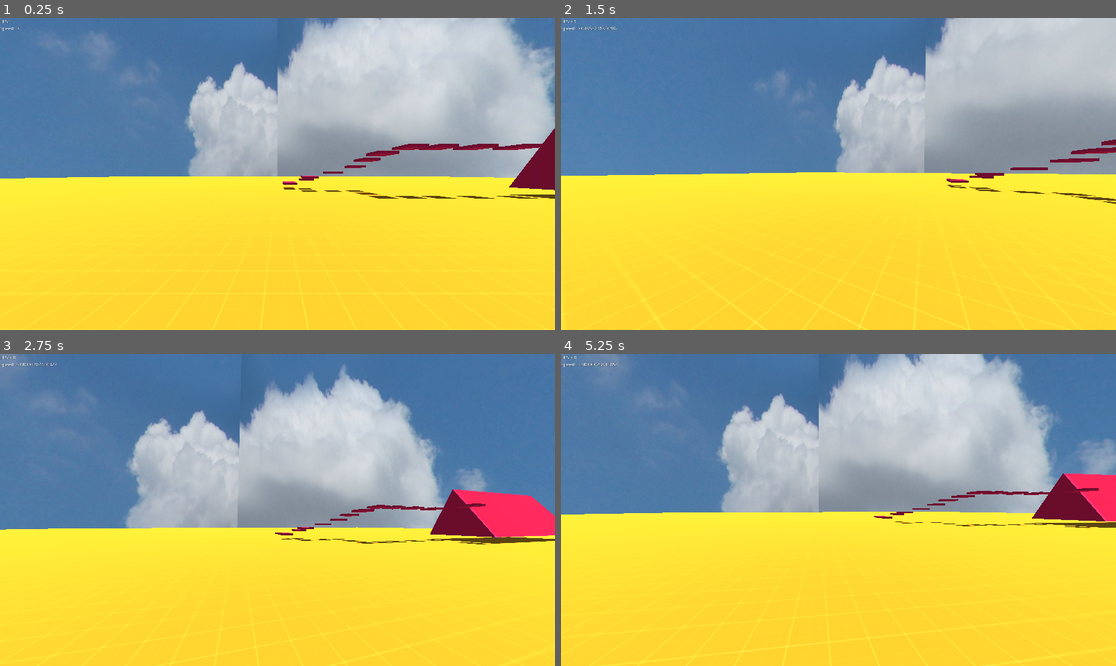
Above: before the commit, frames 1-4 (two rows, left to right).
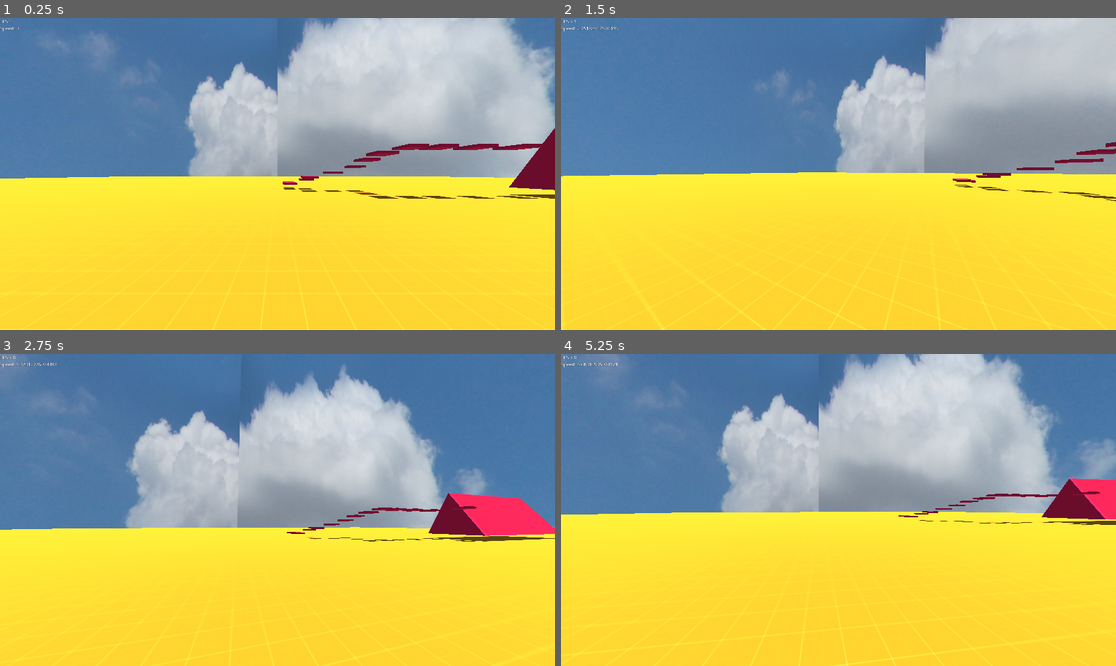
Above: after the commit, the same moments.

Repository: modcommunity/dot-fps-controller
Game: Godot game, scene res://scenes/testing/sandbox1.tscn
Same seed, same stepped clock (60 frames per second), same inputs: the game is played once before the commit and once after it.
Inputs (mouse positions are in pixels of both pictures, inside the frame that each line leads up to):
- Up to frame 1 (0.25 s): no input
- Up to frame 2 (1.5 s): tap Enter at 0.5 s; move the mouse to (866, 174) at 0.52 s; hold S (player_b) 0.53-1.28 s; tap Space (player_jump) at 0.77 s; move the mouse to (810, 174) at 1.27 s; tap W (player_f) at 1.35 s
- Up to frame 3 (2.75 s): tap Space (player_jump) at 1.52 s; move the mouse to (288, 503) at 2.02 s; hold A (player_l) from 2.03 s (still down)
- Up to frame 4 (5.25 s): move the mouse to (832, 516) at 2.77 s; release A (player_l) at 2.78 s; tap D (player_r) at 2.85 s; tap Space (player_jump) at 3.02, 3.77, 4.52, 5 s; move the mouse to (877, 513) at 3.52 s; hold S (player_b) 3.53-4.28 s; move the mouse to (794, 506) at 4.27 s; tap W (player_f) at 4.35 s; move the mouse to (844, 510) at 5.02 s; hold A (player_l) from 5.03 s (still down)

The runs differ from the first frame. In frame 1, less than 0.1% of the frame differs, in the area x 52-73%, y 40-53%; in frame 2, 0.7%; in frame 3, 1.7%, in the area x 1-100%, y 2-100%; in frame 4, 1.4%.

Commit message:
Adjust some setting defaults.

Diff:
--- a/scripts/player/settings.gd
+++ b/scripts/player/settings.gd
@@ -19,22 +19,22 @@
 @export var look_speed_y = 0.3
 @export var look_speed_x = 0.3
 
-@export var speed_side = 20
-@export var speed_forward = 20
-@export var speed_up = 20
-@export var speed_back = 20
+@export var speed_side = 15
+@export var speed_forward = 15
+@export var speed_up = 15
+@export var speed_back = 15
 
 @export var accelerate = 3
-@export var air_accelerate = 150
-@export var max_accelerate = 7
+@export var air_accelerate = 100
+@export var max_accelerate = 5
 @export var max_air_speed = 1
-@export var friction = 3
+@export var friction = 1.5
 @export var stop_speed = 10
-@export var gravity = 30
+@export var gravity = 25
 @export var max_velocity = 40000
 
 @export var jump_height = 1
-@export var step_size = 8
+@export var step_size = 10
 
 @export var max_speed = 5
 @export var base_speed = 14
